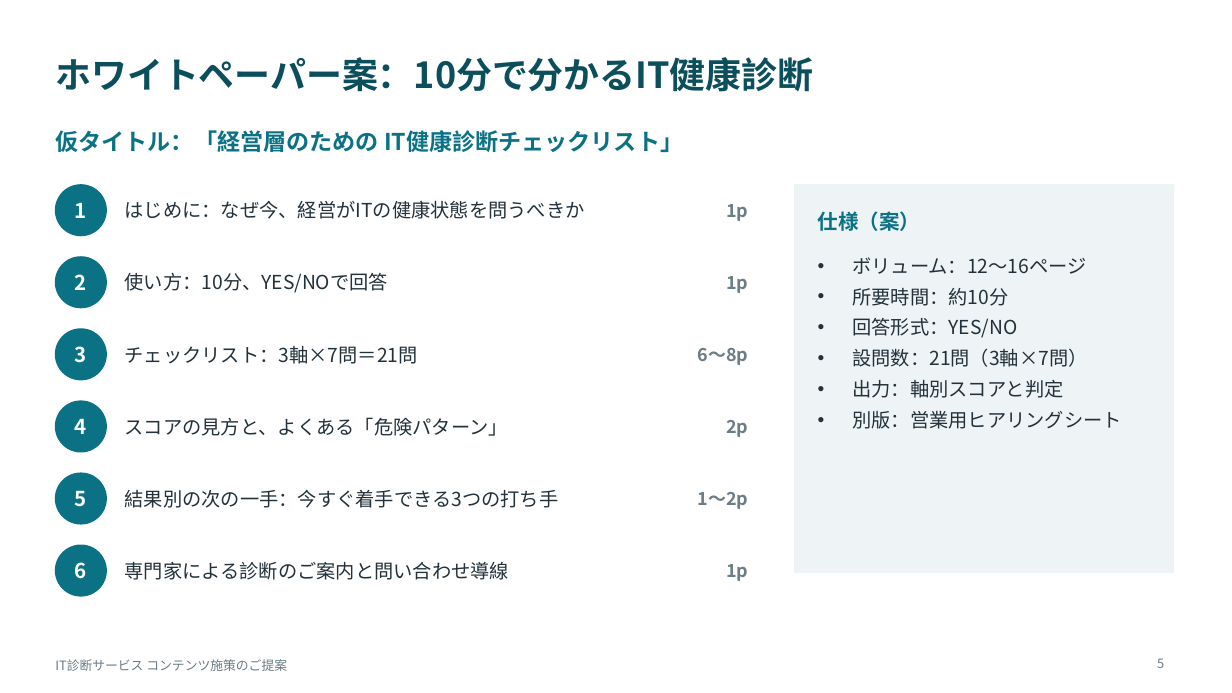
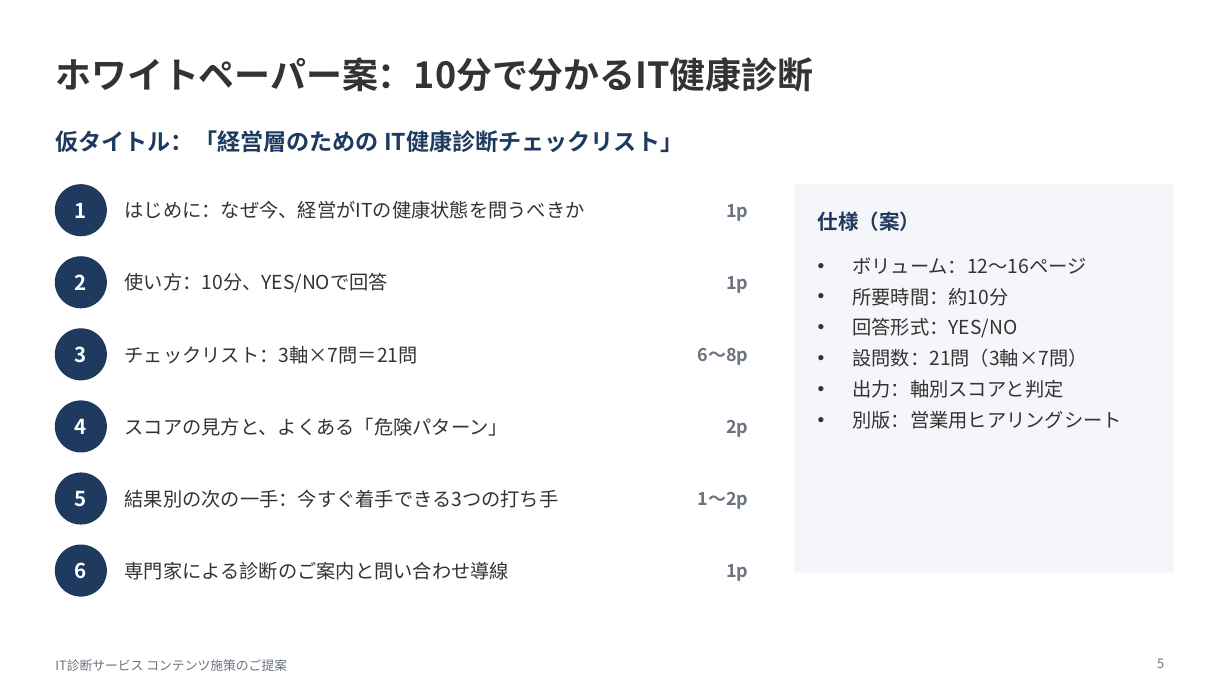
Before and after one commit to yozeki-sss/report, a slide deck: slide 5 of dbj_it_shindan_proposal.pptx. Drawn at 1232x693 pixels with LibreOffice and Linux fonts; fonts in the diff are those of the drawing. Boxes give left, top, right and bottom in pixels: in the first picture for what was removed or moved away, otherwise in the second. Text is boxed around its words. In the diff, an @@ line names an element or a change of style, - is before the commit and + after.

```diff
--- a/dbj_it_shindan_proposal.pptx
+++ b/dbj_it_shindan_proposal.pptx
@@ text "ホワイトペーパー案：10分で分かるIT健康診断" at [55,57,813,92]: text colour #0B4F5C to #333333 @@
@@ text "仮タイトル：「経営層のための IT健康診断チェックリスト」" at [55,130,683,152]: text colour #0B7285 to #1F3A5F @@
@@ rectangle at [795,185,1174,573]: fill #EEF4F5 to #F4F6F9; outline #EEF4F5 1 pt to #F4F6F9 1 pt @@
@@ text "仕様（案）" at [818,211,920,231]: text colour #0B7285 to #1F3A5F @@
@@ text colour #22313A to #333333 in 7 elements at [125,201,585,219], [125,273,388,293], [125,346,418,364], [125,417,508,436], [125,490,559,508], [125,562,509,580], [852,257,1121,429] @@
@@ fill #0B7285 to #1F3A5F; outline #0B7285 1 pt to #1F3A5F 1 pt in 6 elements at [55,185,106,236], [55,257,106,308], [55,329,106,380], [55,401,106,452], [55,473,106,524], [55,545,106,596] @@
```
Also in this commit, not shown: 10 other slides changed, 2 other files.
